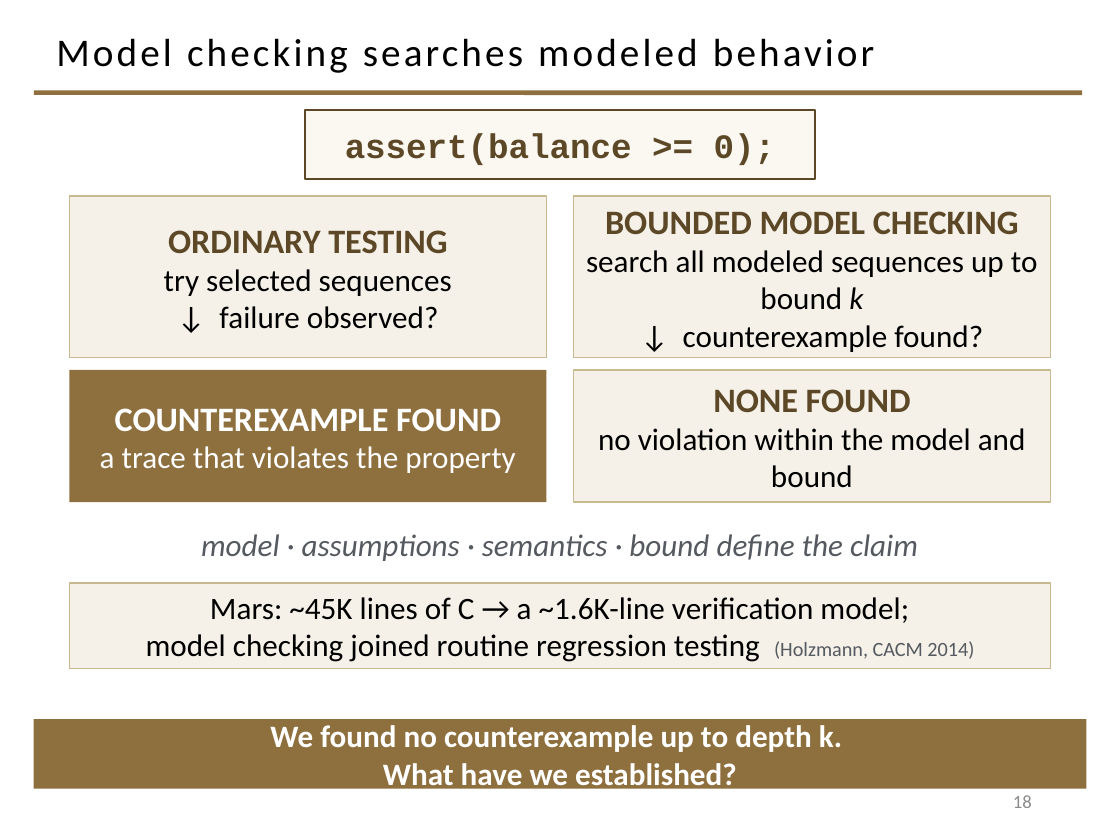
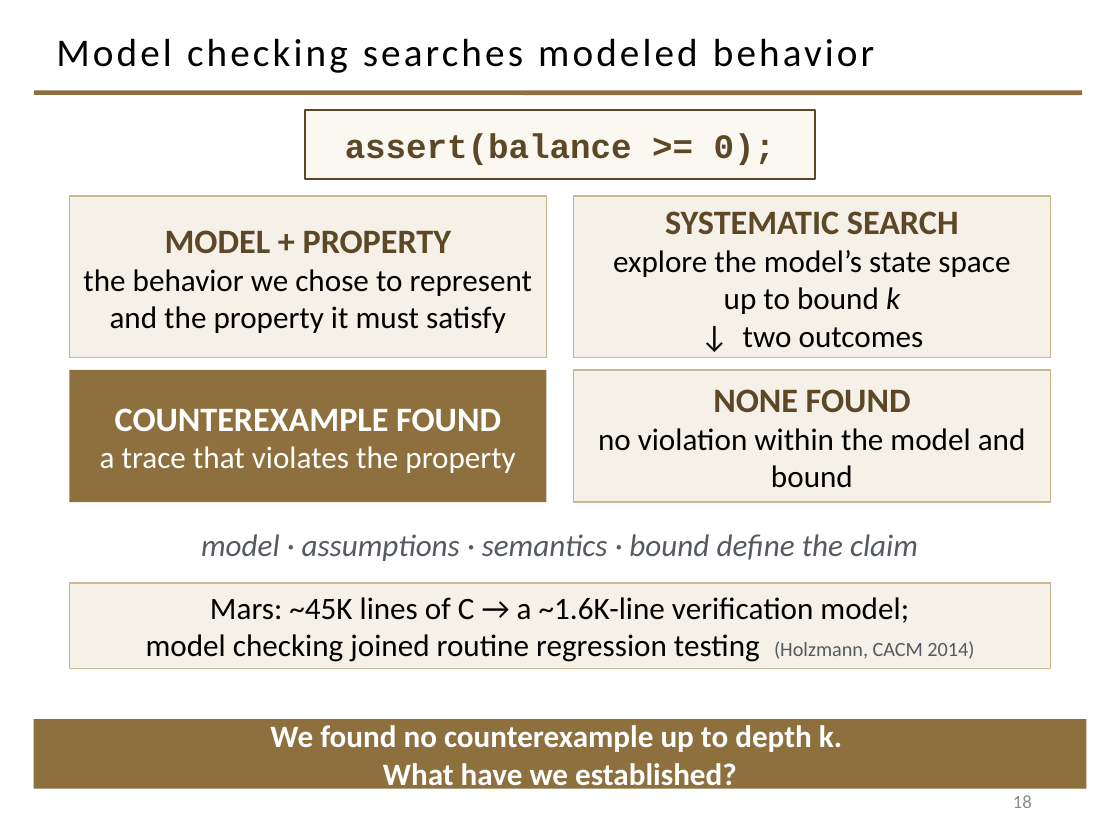
Before and after one commit to davisjam/model-based-agentic-software-engineering, a slide deck: slide 18 of course/lectures/act-1-foundations/08-validation/1-8-Validation.pptx. Drawn at 1120x840 pixels with LibreOffice and Linux fonts; fonts in the diff are those of the drawing; background and template pictures are left out. Boxes give left, top, right and bottom in pixels: in the first picture for what was removed or moved away, otherwise in the second. Text is boxed around its words. In the diff, an @@ line names an element or a change of style, - is before the commit and + after.

```diff
--- a/course/lectures/act-1-foundations/08-validation/1-8-Validation.pptx
+++ b/course/lectures/act-1-foundations/08-validation/1-8-Validation.pptx
@@ text in rectangle at (x1=83, y1=230, x2=532, y2=333): text changed @@
-ORDINARY TESTING
-try selected sequences
-↓ failure observed?
+MODEL + PROPERTY
+the behavior we chose to represent
+and the property it must satisfy
@@ text in rectangle at (x1=613, y1=211, x2=1010, y2=348): text changed @@
-BOUNDED MODEL CHECKING
-search all modeled sequences up to bound k
-↓ counterexample found?
+SYSTEMATIC SEARCH
+explore the model’s state space
+up to bound k
+↓ two outcomes
```
Also in this commit, not shown: 2 other slides changed.
